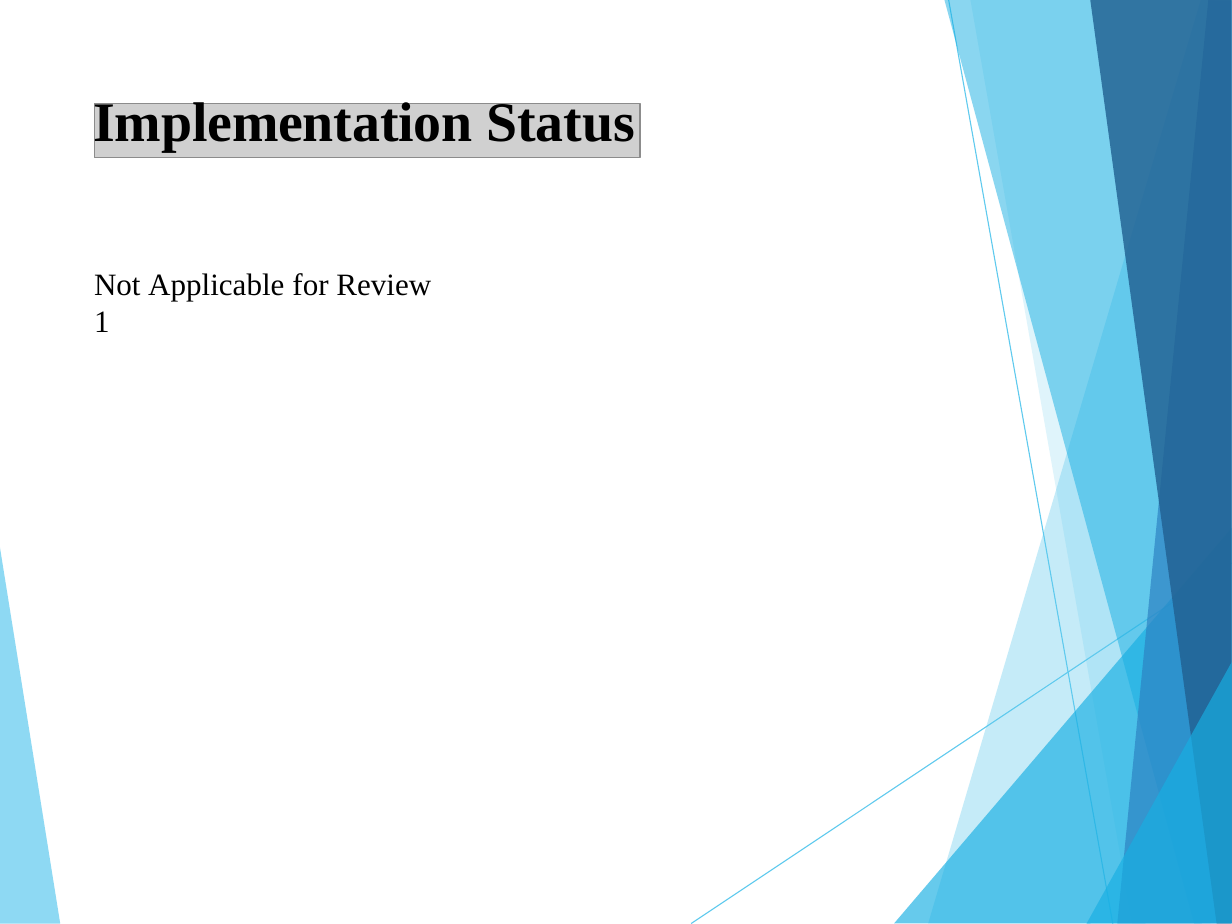
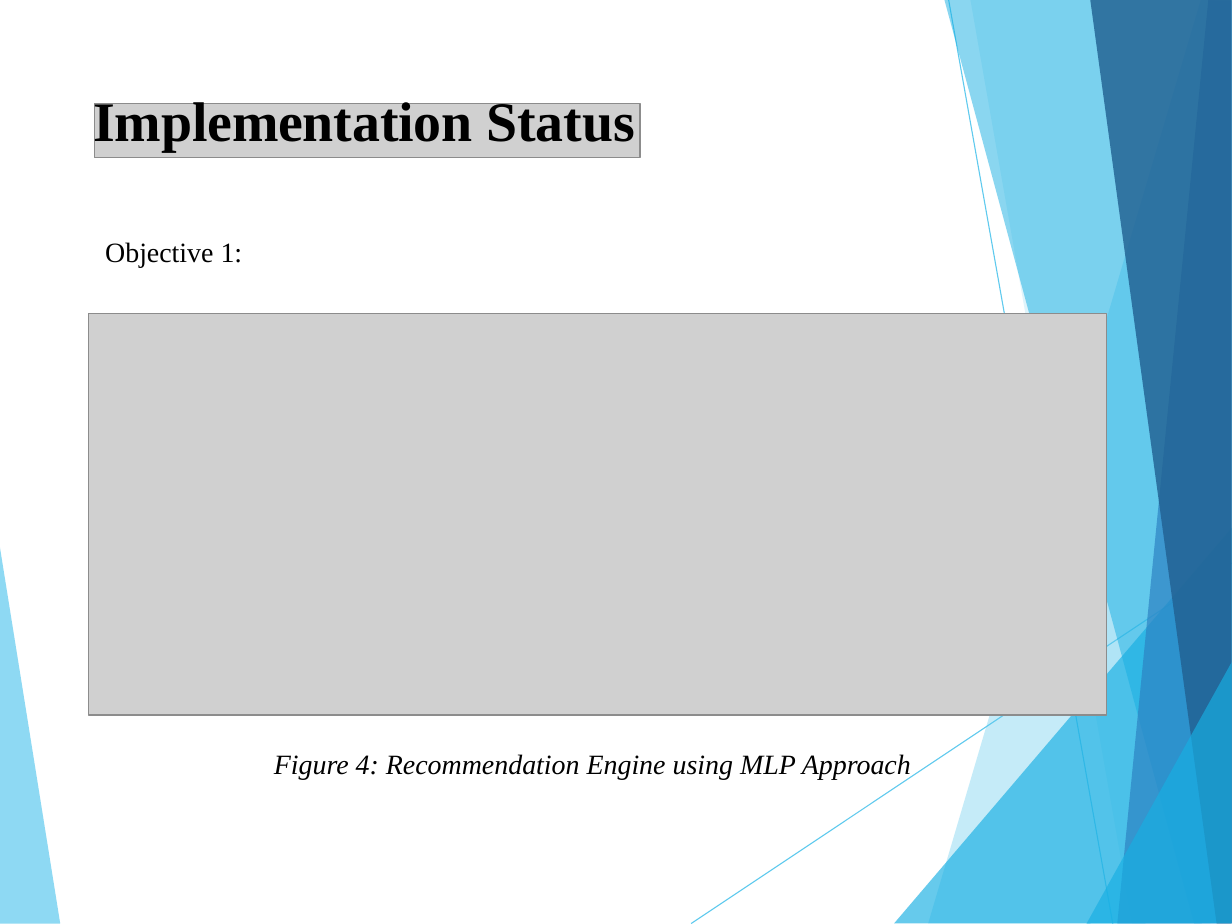
Before and after one commit to riyasawant193/AIFT, a slide deck: slide 18 of Documentation/Major Project Documents/Group 15 Major Project Review 1 Presentation.pptx. Drawn at 1232x924 pixels with LibreOffice and Linux fonts; fonts in the diff are those of the drawing; grey boxes stand for pictures. Boxes give left, top, right and bottom in pixels: in the first picture for what was removed or moved away, otherwise in the second. Text is boxed around its words. In the diff, an @@ line names an element or a change of style, - is before the commit and + after.

Commit message:
updated presentation

```diff
--- a/Documentation/Major Project Documents/Group 15 Major Project Review 1 Presentation.pptx
+++ b/Documentation/Major Project Documents/Group 15 Major Project Review 1 Presentation.pptx
@@ text added at (x1=105, y1=242, x2=243, y2=268), 18 pt, text #000000 @@
+Objective 1:
@@ text removed at (x1=94, y1=273, x2=431, y2=332) @@
-Not Applicable for Review 1
@@ picture added at (x1=88, y1=313, x2=1106, y2=715) @@
@@ text added at (x1=274, y1=754, x2=911, y2=780), 18 pt, text #000000, italic @@
+Figure 4: Recommendation Engine using MLP Approach
```
Also in this commit, not shown: 3 other slides changed, 1 slide added, 2 other files.
